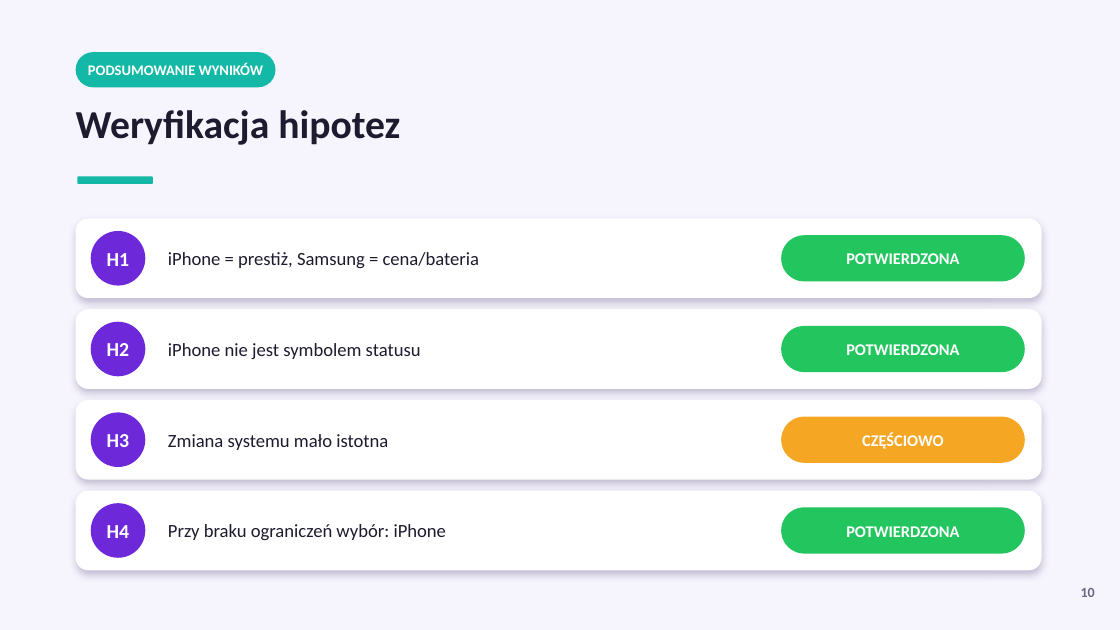
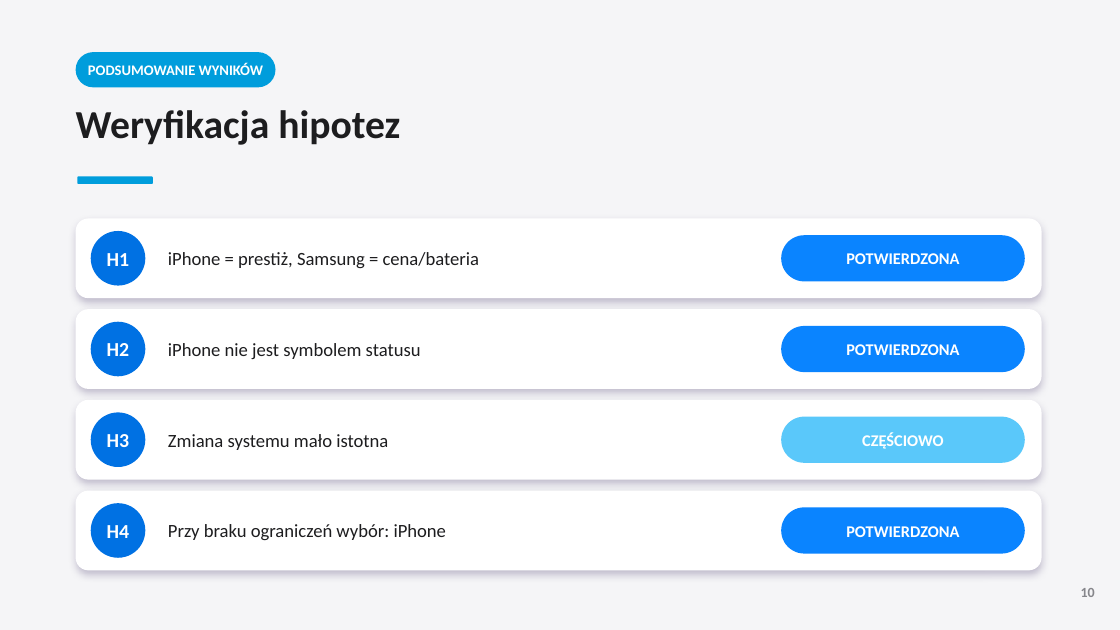
Before and after one commit to mattty1/mattty1, a slide deck: slide 10 of Prezentacja_iPhone_vs_Samsung.pptx. Drawn at 1120x630 pixels with LibreOffice and Linux fonts; fonts in the diff are those of the drawing. Boxes give left, top, right and bottom in pixels: in the first picture for what was removed or moved away, otherwise in the second. Text is boxed around its words. In the diff, an @@ line names an element or a change of style, - is before the commit and + after.

```diff
--- a/Prezentacja_iPhone_vs_Samsung.pptx
+++ b/Prezentacja_iPhone_vs_Samsung.pptx
@@ rectangle at [0, 0, 1120, 630]: fill #F6F4FD to #F5F5F7 @@
@@ rounded rectangle at [76, 52, 276, 87]: fill #14B8A6 to #009DDC @@
@@ rounded rectangle at [77, 176, 153, 184]: fill #14B8A6 to #009DDC @@
@@ rounded rectangle at [781, 417, 1025, 463]: fill #F5A623 to #5AC8FA @@
@@ fill #6D28D9 to #0071E3 in 4 elements at [91, 231, 145, 286], [91, 322, 145, 376], [91, 413, 145, 467], [91, 503, 145, 558] @@
@@ text colour #1E1B2E to #1D1D1F in 5 elements at [76, 110, 400, 145], [168, 252, 479, 268], [168, 343, 421, 359], [168, 434, 388, 450], [168, 524, 447, 540] @@
@@ fill #22C55E to #0A84FF in 3 elements at [781, 235, 1025, 281], [781, 326, 1025, 372], [781, 507, 1025, 554] @@
@@ text "10" at [1081, 588, 1095, 597]: text colour #6B6680 to #86868B @@
```
Also in this commit, not shown: 11 other slides changed, 2 other files.
